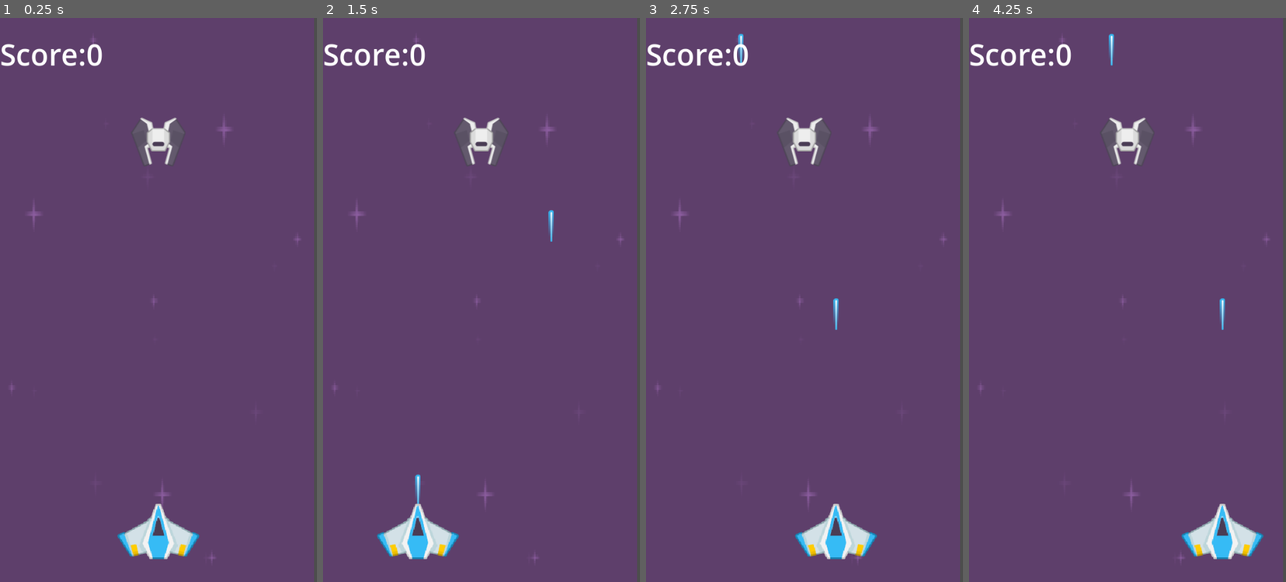
Above: before the commit, frames 1-4 (left to right).
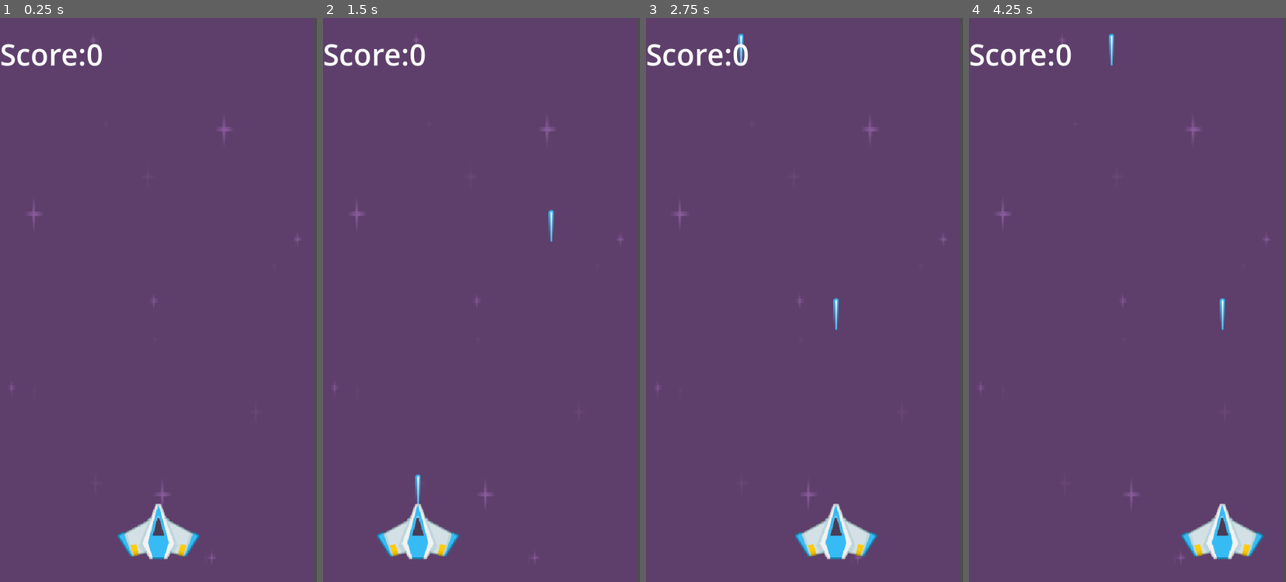
Above: after the commit, the same moments.

Repository: HA5UN0/rfgd-beginner-projects
Game: Godot game, scene res://scenes/main.tscn
The game is run twice, just before and just after one commit, with the same random seed, the same clock (stepped at 60 frames per second) and the same inputs.
Inputs (mouse positions are in pixels of both pictures, inside the frame that each line leads up to):
- Up to frame 1 (0.25 s): no input
- Up to frame 2 (1.5 s): tap Enter at 0.5 s; move the mouse to (551, 271) at 0.52 s; tap Space (fire) at 0.6, 1.35 s; move the mouse to (418, 328) at 1.27 s
- Up to frame 3 (2.75 s): move the mouse to (836, 175) at 2.02 s; tap Space (fire) at 2.1 s
- Up to frame 4 (4.25 s): move the mouse to (1111, 412) at 2.77 s; tap Space (fire) at 2.85, 3.6 s; move the mouse to (1222, 384) at 3.52 s

The runs differ from the first frame. In frame 1, 0.7% of the frame differs, in the area x 42-58%, y 17-27%; in frame 2, 0.7%; in frame 3, 0.7%; in frame 4, 0.7%.

Commit message:
created enemy script

Diff:
--- a/space_shooter/scenes/Enemy.tscn
+++ b/space_shooter/scenes/Enemy.tscn
@@ -1,14 +1,21 @@
-[gd_scene load_steps=3 format=3 uid="uid://l6pm7hn2rl2h"]
+[gd_scene load_steps=4 format=3 uid="uid://l6pm7hn2rl2h"]
 
 [ext_resource type="Texture2D" uid="uid://bnlygo8kh36bf" path="res://art/kenney_space-shooter-redux/PNG/Enemies/enemyBlack1.png" id="1_0ux3x"]
+[ext_resource type="Script" path="res://scripts/enemy.gd" id="1_5aolh"]
 
 [sub_resource type="CircleShape2D" id="CircleShape2D_pv4p4"]
 radius = 36.6742
 
-[node name="Enemy" type="Area2D"]
+[node name="Enemy" type="Area2D" groups=["enemy"]]
+z_index = 2
+script = ExtResource("1_5aolh")
 
 [node name="Sprite2D" type="Sprite2D" parent="."]
+z_index = 2
 texture = ExtResource("1_0ux3x")
 
 [node name="CollisionShape2D" type="CollisionShape2D" parent="."]
+z_index = 2
 shape = SubResource("CircleShape2D_pv4p4")
+
+[connection signal="area_entered" from="." to="." method="_on_area_entered"]
--- a/space_shooter/scenes/main.tscn
+++ b/space_shooter/scenes/main.tscn
@@ -1,11 +1,10 @@
-[gd_scene load_steps=10 format=3 uid="uid://b2jetwafg6kgt"]
+[gd_scene load_steps=9 format=3 uid="uid://b2jetwafg6kgt"]
 
 [ext_resource type="Script" path="res://scripts/player.gd" id="1_34lnp"]
 [ext_resource type="Script" path="res://scripts/main.gd" id="1_lic38"]
 [ext_resource type="Texture2D" uid="uid://1ltne3wbswto" path="res://art/kenney_space-shooter-redux/Backgrounds/purple.png" id="1_t77up"]
 [ext_resource type="Texture2D" uid="uid://bqf8ynfi2nw82" path="res://art/kenney_space-shooter-redux/PNG/playerShip2_blue.png" id="2_ps4yw"]
 [ext_resource type="PackedScene" uid="uid://d3157xmvk4kxg" path="res://scenes/laser.tscn" id="5_fjmwy"]
-[ext_resource type="PackedScene" uid="uid://l6pm7hn2rl2h" path="res://scenes/Enemy.tscn" id="6_7asll"]
 
 [sub_resource type="CircleShape2D" id="CircleShape2D_mvrvi"]
 radius = 57.3149
@@ -70,7 +69,4 @@
 horizontal_alignment = 1
 vertical_alignment = 1
 
-[node name="Enemy" parent="." instance=ExtResource("6_7asll")]
-position = Vector2(270, 211)
-
 [connection signal="area_entered" from="Player" to="Player" method="_on_area_entered"]
--- /dev/null
+++ b/space_shooter/scripts/enemy.gd
@@ -0,0 +1,15 @@
+extends Area2D
+
+@export var speed: float = 400
+@onready var mainScene = $'..'
+
+# movement
+func _process(delta):
+	position.y += speed * delta
+
+
+# enemy vs laser
+
+func _on_area_entered(area):
+	self.queue_free()
+	mainScene.score += 10
